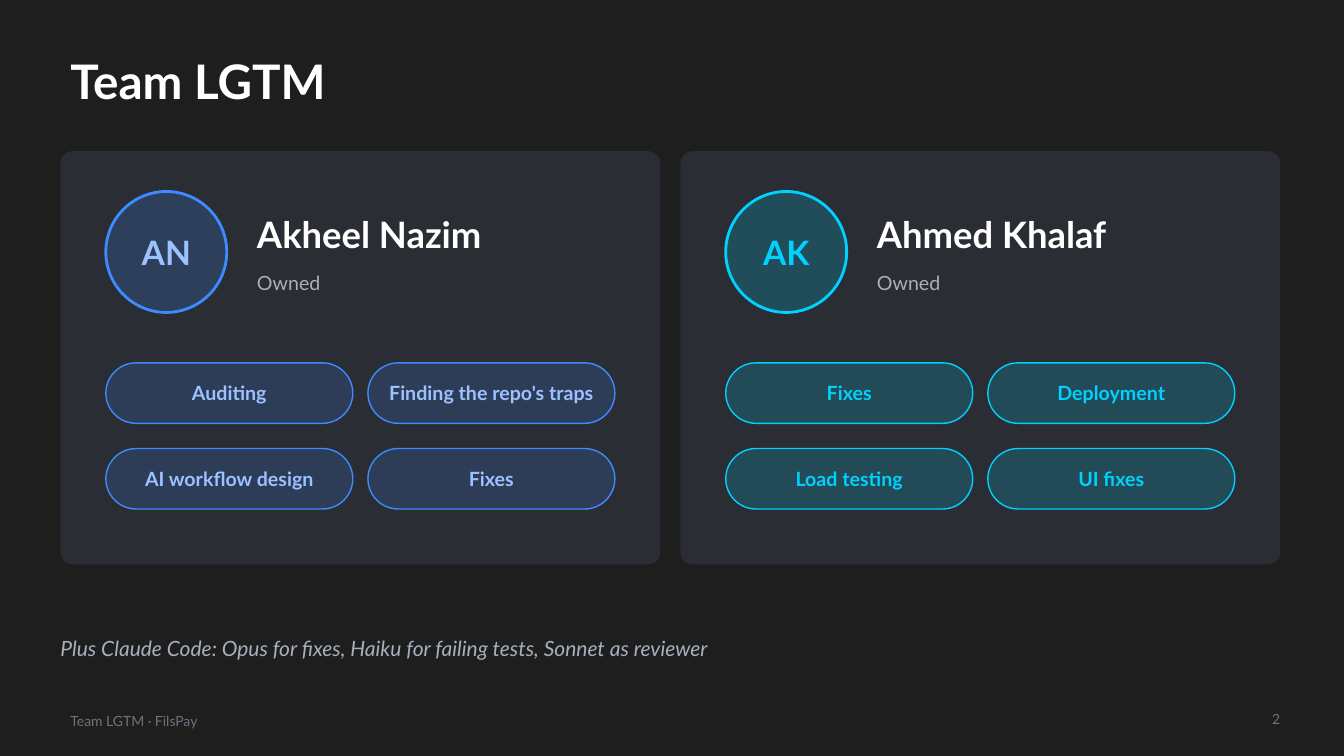
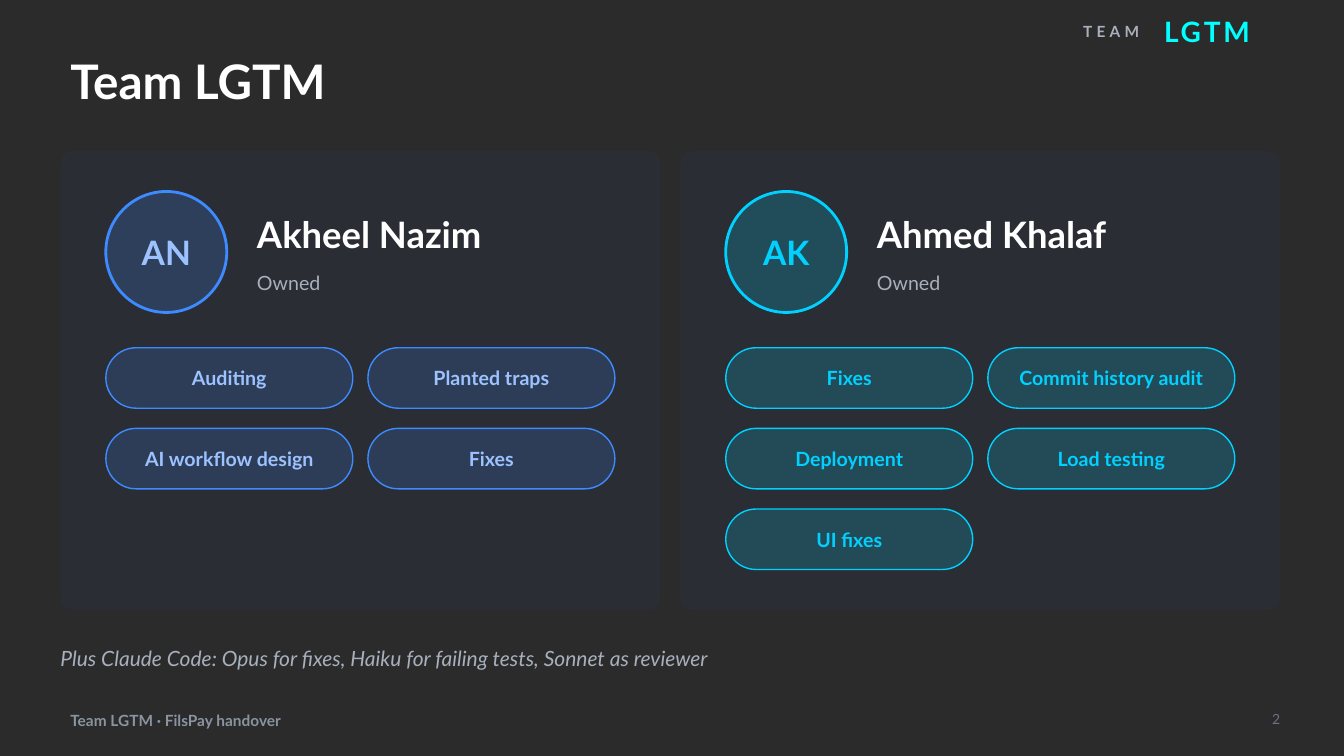
Before and after one commit to akheelnazim/fils-pay, a slide deck: slide 2 of submission/LGTM_FilsPay_Slides.pptx. Drawn at 1344x756 pixels with LibreOffice and Linux fonts; fonts in the diff are those of the drawing; background and template pictures are left out; a plain dark background stands for a picture behind light text. Boxes give left, top, right and bottom in pixels: in the first picture for what was removed or moved away, otherwise in the second. Text is boxed around its words. In the diff, an @@ line names an element or a change of style, - is before the commit and + after.

```diff
--- a/submission/LGTM_FilsPay_Slides.pptx
+++ b/submission/LGTM_FilsPay_Slides.pptx
@@ background #1E1E1E to picture (left out) @@
@@ text added at (1083, 26, 1139, 37), 11 pt, text #A7B0BC, bold @@
+TEAM
@@ text added at (1154, 10, 1296, 52), 20 pt, text #00FFFF, bold @@
+LGTM
@@ rounded rectangle at (60, 151, 660, 610): proportions changed @@
@@ rounded rectangle: place and size @@
-rounded rectangle at (60, 151, 660, 565)
+rounded rectangle at (60, 151, 660, 610)
@@ rounded rectangle: place and size @@
-rounded rectangle at (681, 151, 1280, 565)
+rounded rectangle at (681, 151, 1280, 610)
@@ rounded rectangle at (681, 151, 1280, 610): proportions changed @@
@@ 4 rounded rectangles, 2 texts: place and size @@
-4 rounded rectangles, 2 texts at (106, 363, 1235, 423)
+4 rounded rectangles, 2 texts at (106, 348, 1235, 408)
@@ text at (433, 370, 549, 389): text changed @@
-Finding the repo's traps
+Planted traps
@@ text added at (1019, 370, 1203, 389), 14 pt, text #00D1FF, bold @@
+Commit history audit
@@ text "Deployment": place and size @@
-text "Deployment" at (1057, 385, 1165, 404)
+text "Deployment" at (795, 451, 903, 470)
@@ 4 rounded rectangles, 2 texts: place and size @@
-4 rounded rectangles, 2 texts at (106, 449, 1235, 509)
+4 rounded rectangles, 2 texts at (106, 429, 1235, 489)
@@ text "Load testing": place and size @@
-text "Load testing" at (796, 471, 902, 490)
+text "Load testing" at (1058, 451, 1164, 470)
@@ text "UI fixes": place and size @@
-text "UI fixes" at (1078, 471, 1144, 486)
+text "UI fixes" at (816, 532, 882, 547)
@@ rounded rectangle added at (726, 509, 973, 570), fill #00D1FF at 18% opacity, outline #00D1FF 1 pt @@
@@ text "Plus Claude Code: Opus for ...": place and size @@
-text "Plus Claude Code: Opus for ..." at (60, 640, 708, 660)
+text "Plus Claude Code: Opus for ..." at (60, 650, 708, 670)
@@ text at (70, 714, 281, 729): text changed; size 10 to 11 pt; text colour #6B7480 to #8A94A1; bold on @@
-Team LGTM · FilsPay
+Team LGTM · FilsPay handover
```
Also in this commit, not shown: 12 other slides changed, 3 slides added, 2 slides removed, 21 other files.
